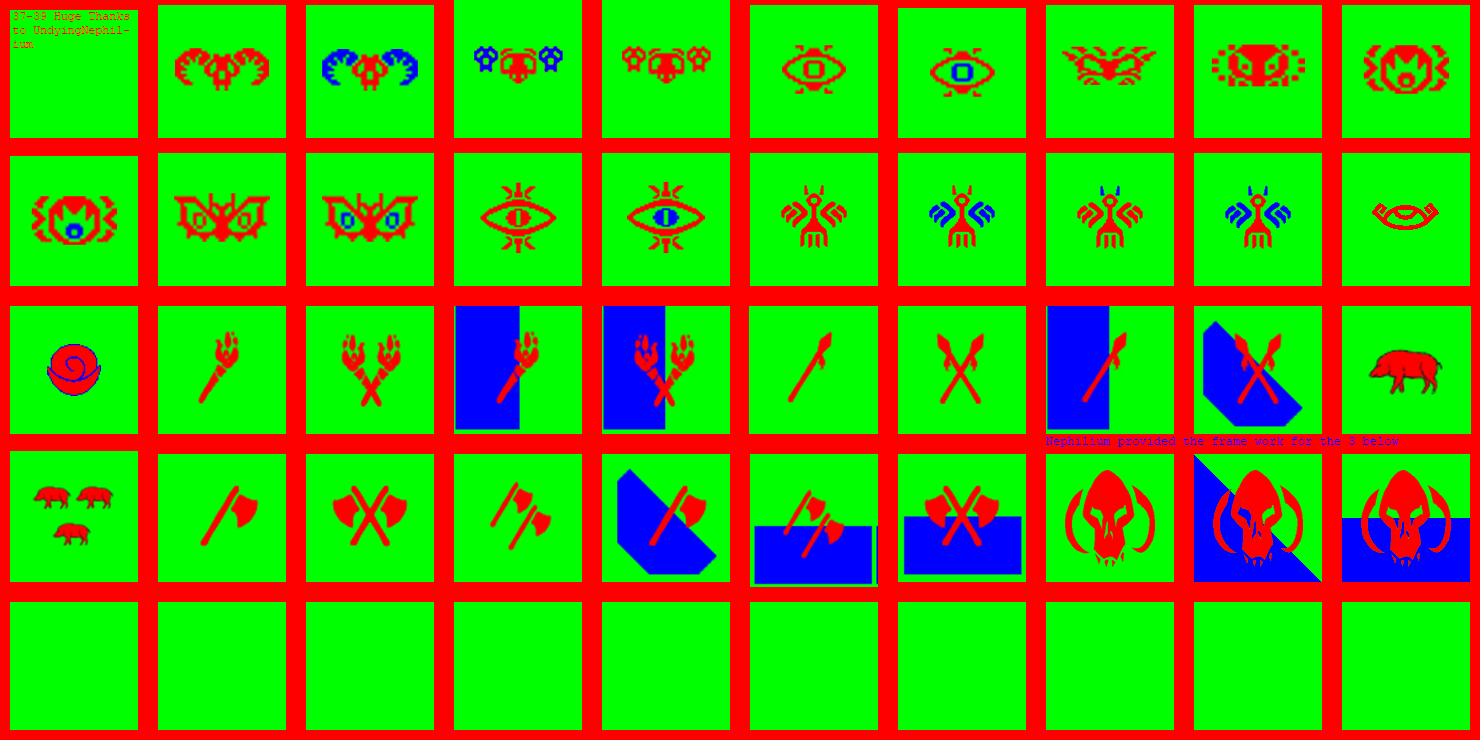
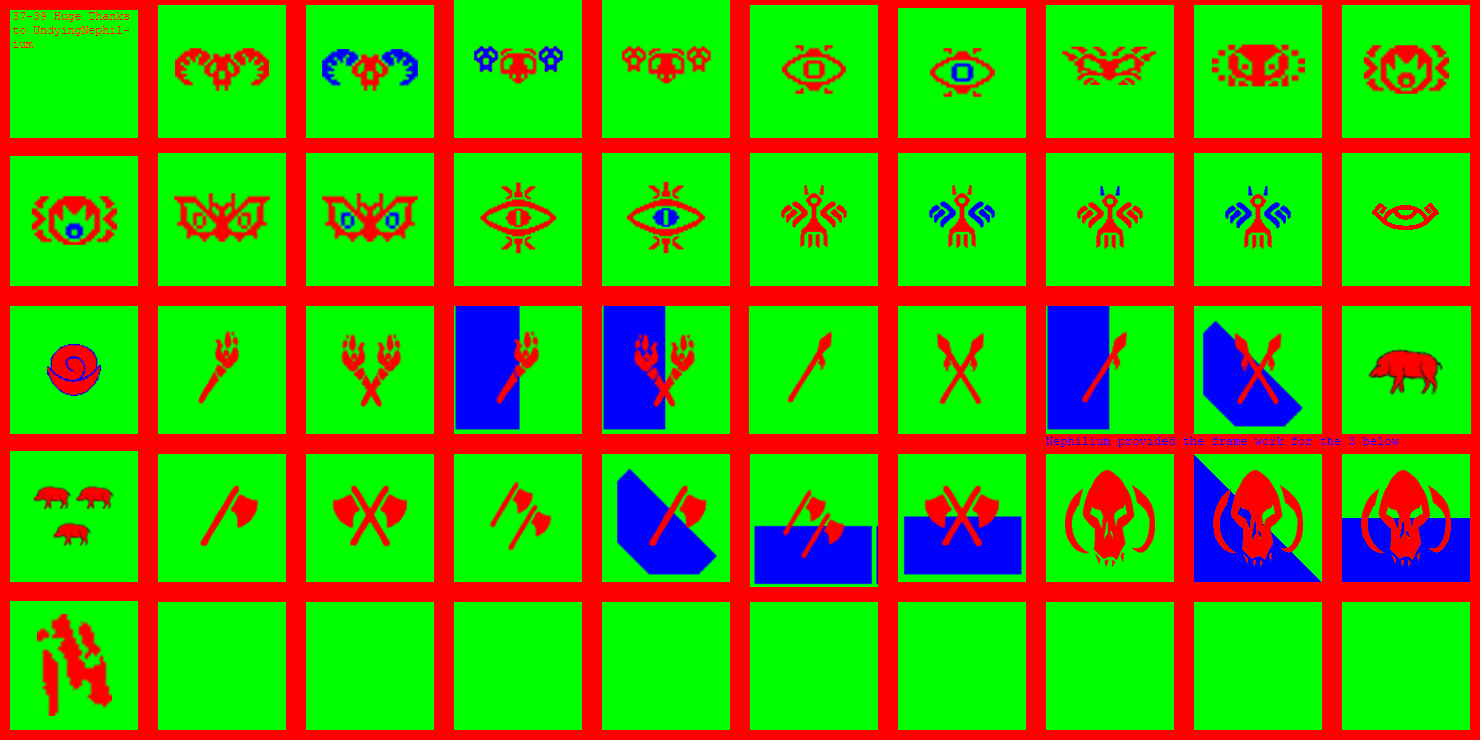
Layers edited between the first and the second 1480 x 740 image:
added layer "Layer 48" above "Layer 43" over [10, 601, 138, 716]
